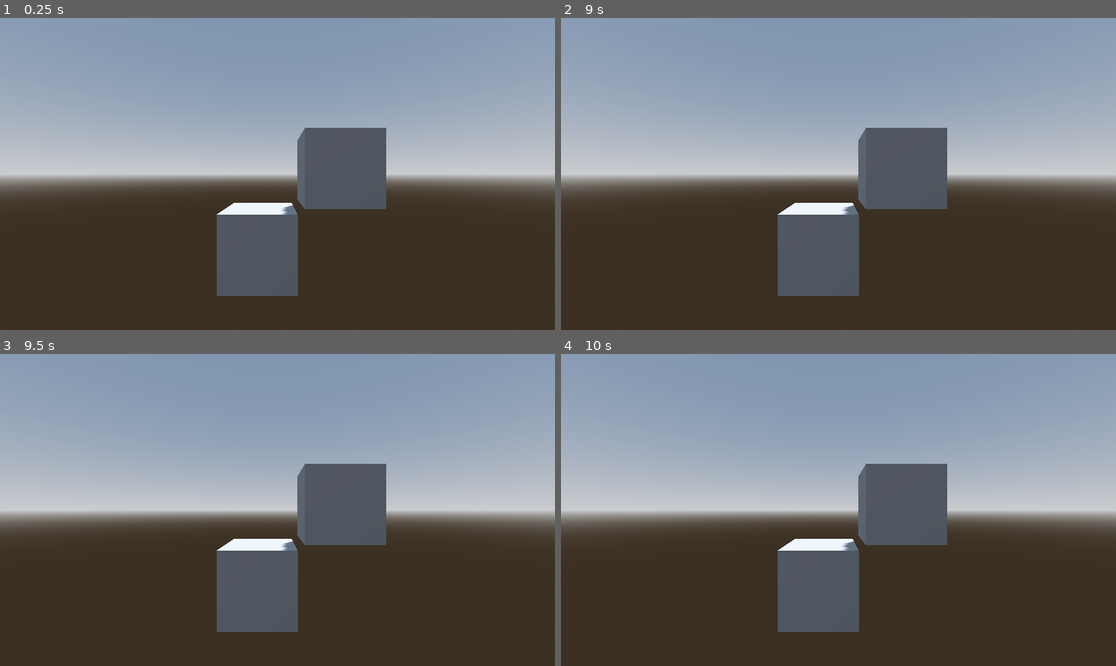
Above: before the commit, frames 1-4 (two rows, left to right).
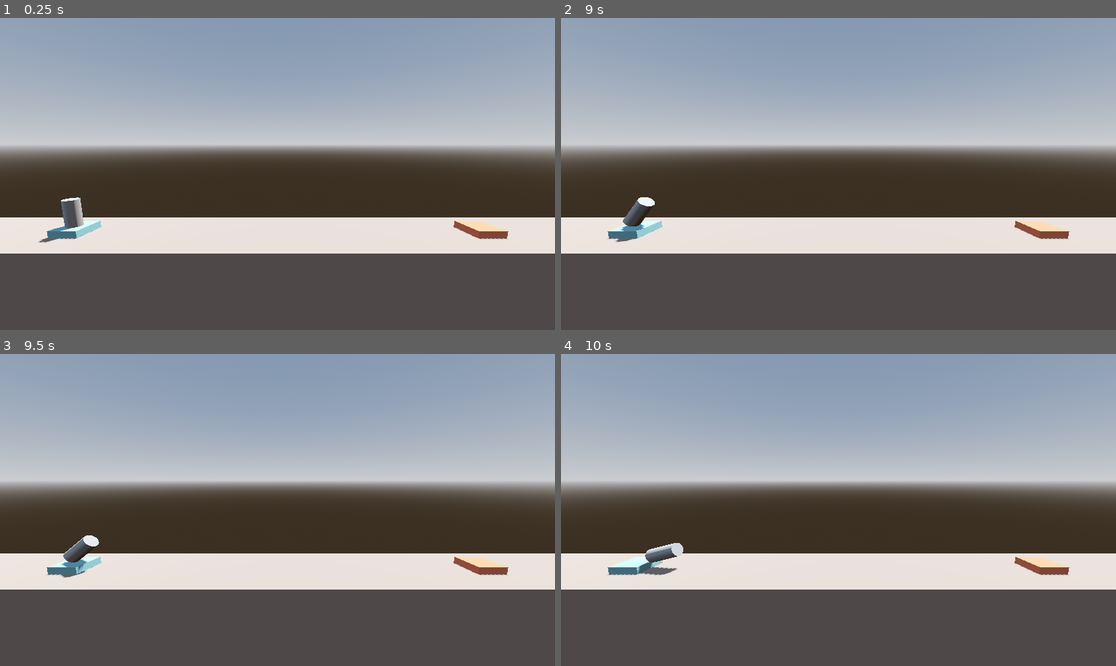
Above: after the commit, the same moments.

Repository: mikhailyoo/rocketlaunch
Game: Godot game, scene res://scenes/level/level.tscn
The game is run twice, just before and just after one commit, with the same random seed, the same clock (stepped at 60 frames per second) and the same inputs. Before the commit the project starts from res://level.tscn.
Inputs:
- Up to frame 1 (0.25 s): no input
- Up to frame 2 (9 s): tap Enter at 0.5, 2, 3.5 s; hold D (right, bound only after the commit) 0.53-1.28 s; tap Space (move_up, bound only after the commit) at 1.25, 2.75, 4.25 s; hold A (left, bound only after the commit) 1.28-2.03 s; hold D (right, bound only after the commit) 2.03-2.78 s; hold Space (move_up, bound only after the commit) 2.78-3.53 s; hold A (left, bound only after the commit) 3.53-5.78 s; hold D (right, bound only after the commit) 5.78-6.53 s; hold Space (move_up, bound only after the commit) 6.53-7.28 s; hold D (right, bound only after the commit) 7.28-8.03 s; hold A (left, bound only after the commit) from 8.03 s (still down)
- Up to frame 3 (9.5 s): keep holding A (left, bound only after the commit)
- Up to frame 4 (10 s): release A (left, bound only after the commit) at 9.53 s; hold Space (move_up, bound only after the commit) from 9.53 s (still down)

The runs differ from the first frame. In frame 1, 53% of the frame differs, in the area x 0-100%, y 33-100%; in frame 2, 53%; in frame 3, 53%; in frame 4, 53%.

Commit message:
lesson 8

Diff:
--- a/project.godot
+++ b/project.godot
@@ -11,6 +11,27 @@
 [application]
 
 config/name="RocketLaunch"
-run/main_scene="uid://dw53rigs5kwbr"
+run/main_scene="uid://unb4uijdkwof"
 config/features=PackedStringArray("4.4", "Forward Plus")
 config/icon="res://icon.svg"
+
+[input]
+
+move_up={
+"deadzone": 0.2,
+"events": [Object(InputEventKey,"resource_local_to_scene":false,"resource_name":"","device":-1,"window_id":0,"alt_pressed":false,"shift_pressed":false,"ctrl_pressed":false,"meta_pressed":false,"pressed":false,"keycode":0,"physical_keycode":32,"key_label":0,"unicode":32,"location":0,"echo":false,"script":null)
+, Object(InputEventKey,"resource_local_to_scene":false,"resource_name":"","device":-1,"window_id":0,"alt_pressed":false,"shift_pressed":false,"ctrl_pressed":false,"meta_pressed":false,"pressed":false,"keycode":0,"physical_keycode":87,"key_label":0,"unicode":119,"location":0,"echo":false,"script":null)
+]
+}
+left={
+"deadzone": 0.2,
+"events": [Object(InputEventKey,"resource_local_to_scene":false,"resource_name":"","device":-1,"window_id":0,"alt_pressed":false,"shift_pressed":false,"ctrl_pressed":false,"meta_pressed":false,"pressed":false,"keycode":0,"physical_keycode":65,"key_label":0,"unicode":97,"location":0,"echo":false,"script":null)
+, Object(InputEventKey,"resource_local_to_scene":false,"resource_name":"","device":-1,"window_id":0,"alt_pressed":false,"shift_pressed":false,"ctrl_pressed":false,"meta_pressed":false,"pressed":false,"keycode":0,"physical_keycode":4194319,"key_label":0,"unicode":0,"location":0,"echo":false,"script":null)
+]
+}
+right={
+"deadzone": 0.2,
+"events": [Object(InputEventKey,"resource_local_to_scene":false,"resource_name":"","device":-1,"window_id":0,"alt_pressed":false,"shift_pressed":false,"ctrl_pressed":false,"meta_pressed":false,"pressed":false,"keycode":0,"physical_keycode":68,"key_label":0,"unicode":100,"location":0,"echo":false,"script":null)
+, Object(InputEventKey,"resource_local_to_scene":false,"resource_name":"","device":-1,"window_id":0,"alt_pressed":false,"shift_pressed":false,"ctrl_pressed":false,"meta_pressed":false,"pressed":false,"keycode":0,"physical_keycode":4194321,"key_label":0,"unicode":0,"location":0,"echo":false,"script":null)
+]
+}
--- /dev/null
+++ b/scenes/level/level.tscn
@@ -0,0 +1,66 @@
+[gd_scene load_steps=9 format=3 uid="uid://unb4uijdkwof"]
+
+[ext_resource type="PackedScene" uid="uid://cfl7gtie0qil7" path="res://scenes/player/player.tscn" id="1_h3e3j"]
+
+[sub_resource type="ProceduralSkyMaterial" id="ProceduralSkyMaterial_8y3pp"]
+sky_horizon_color = Color(0.662243, 0.671743, 0.686743, 1)
+ground_horizon_color = Color(0.662243, 0.671743, 0.686743, 1)
+
+[sub_resource type="Sky" id="Sky_h3e3j"]
+sky_material = SubResource("ProceduralSkyMaterial_8y3pp")
+
+[sub_resource type="Environment" id="Environment_nbgty"]
+background_mode = 2
+sky = SubResource("Sky_h3e3j")
+tonemap_mode = 2
+glow_enabled = true
+
+[sub_resource type="StandardMaterial3D" id="StandardMaterial3D_8y3pp"]
+albedo_color = Color(0.56, 0.49336, 0.4424, 1)
+
+[sub_resource type="StandardMaterial3D" id="StandardMaterial3D_h3e3j"]
+albedo_color = Color(0.4752, 0.6792, 0.72, 1)
+
+[sub_resource type="StandardMaterial3D" id="StandardMaterial3D_nbgty"]
+albedo_color = Color(0.87, 0.46806, 0.3219, 1)
+
+[sub_resource type="GDScript" id="GDScript_h3e3j"]
+script/source = "extends CSGBox3D
+
+@export_file(\"*.tscn\") var next_level: String
+"
+
+[node name="Level" type="Node3D"]
+
+[node name="WorldEnvironment" type="WorldEnvironment" parent="."]
+environment = SubResource("Environment_nbgty")
+
+[node name="DirectionalLight3D" type="DirectionalLight3D" parent="."]
+transform = Transform3D(-0.866023, -0.433016, 0.250001, 0, 0.499998, 0.866027, -0.500003, 0.749999, -0.43301, 0, 0, 0)
+shadow_enabled = true
+
+[node name="Ground" type="CSGBox3D" parent="." groups=["Obstacle"]]
+transform = Transform3D(1, 0, 0, 0, 1, 0, 0, 0, 1, 0, -5, 0)
+use_collision = true
+size = Vector3(50, 10, 6)
+material = SubResource("StandardMaterial3D_8y3pp")
+
+[node name="Start" type="CSGBox3D" parent="."]
+transform = Transform3D(1, 0, 0, 0, 1, 0, 0, 0, 1, -15, 0.25, 0)
+use_collision = true
+size = Vector3(2, 0.5, 2)
+material = SubResource("StandardMaterial3D_h3e3j")
+
+[node name="Finish" type="CSGBox3D" parent="." groups=["Victory"]]
+transform = Transform3D(1, 0, 0, 0, 1, 0, 0, 0, 1, 15, 0.25, 0)
+use_collision = true
+size = Vector3(2, 0.5, 2)
+material = SubResource("StandardMaterial3D_nbgty")
+script = SubResource("GDScript_h3e3j")
+next_level = "uid://cgvqlvbmfbdew"
+
+[node name="Camera3D" type="Camera3D" parent="."]
+transform = Transform3D(1, 0, 0, 0, 0.989551, 0.144183, 0, -0.144183, 0.989551, 0, 6.47257, 14.3726)
+
+[node name="Player" parent="." instance=ExtResource("1_h3e3j")]
+transform = Transform3D(1, 0, 0, 0, 1, 0, 0, 0, 1, -15.0541, 1.79571, 0)
--- /dev/null
+++ b/scenes/level/level_2.tscn
@@ -0,0 +1,75 @@
+[gd_scene load_steps=10 format=3 uid="uid://cgvqlvbmfbdew"]
+
+[ext_resource type="PackedScene" uid="uid://cfl7gtie0qil7" path="res://scenes/player/player.tscn" id="1_ao1bm"]
+
+[sub_resource type="ProceduralSkyMaterial" id="ProceduralSkyMaterial_8y3pp"]
+sky_horizon_color = Color(0.662243, 0.671743, 0.686743, 1)
+ground_horizon_color = Color(0.662243, 0.671743, 0.686743, 1)
+
+[sub_resource type="Sky" id="Sky_h3e3j"]
+sky_material = SubResource("ProceduralSkyMaterial_8y3pp")
+
+[sub_resource type="Environment" id="Environment_nbgty"]
+background_mode = 2
+sky = SubResource("Sky_h3e3j")
+tonemap_mode = 2
+glow_enabled = true
+
+[sub_resource type="StandardMaterial3D" id="StandardMaterial3D_8y3pp"]
+albedo_color = Color(0.56, 0.49336, 0.4424, 1)
+
+[sub_resource type="StandardMaterial3D" id="StandardMaterial3D_ao1bm"]
+albedo_color = Color(0.631962, 0.50906, 0.920447, 1)
+
+[sub_resource type="StandardMaterial3D" id="StandardMaterial3D_h3e3j"]
+albedo_color = Color(0.4752, 0.6792, 0.72, 1)
+
+[sub_resource type="StandardMaterial3D" id="StandardMaterial3D_nbgty"]
+albedo_color = Color(0.87, 0.46806, 0.3219, 1)
+
+[sub_resource type="GDScript" id="GDScript_h3e3j"]
+script/source = "extends CSGBox3D
+
+@export_file(\"*.tscn\") var next_level: String
+"
+
+[node name="Level" type="Node3D"]
+
+[node name="WorldEnvironment" type="WorldEnvironment" parent="."]
+environment = SubResource("Environment_nbgty")
+
+[node name="DirectionalLight3D" type="DirectionalLight3D" parent="."]
+transform = Transform3D(-0.866023, -0.433016, 0.250001, 0, 0.499998, 0.866027, -0.500003, 0.749999, -0.43301, 0, 0, 0)
+shadow_enabled = true
+
+[node name="Ground" type="CSGBox3D" parent="." groups=["Obstacle"]]
+transform = Transform3D(1, 0, 0, 0, 1, 0, 0, 0, 1, 0, -5, 0)
+use_collision = true
+size = Vector3(50, 10, 6)
+material = SubResource("StandardMaterial3D_8y3pp")
+
+[node name="Obstacle" type="CSGBox3D" parent="." groups=["Obstacle"]]
+transform = Transform3D(1, 0, 0, 0, 1, 0, 0, 0, 1, 0, 2.99618, 0)
+use_collision = true
+size = Vector3(5, 5, 4)
+material = SubResource("StandardMaterial3D_ao1bm")
+
+[node name="Start" type="CSGBox3D" parent="."]
+transform = Transform3D(1, 0, 0, 0, 1, 0, 0, 0, 1, -15, 0.25, 0)
+use_collision = true
+size = Vector3(2, 0.5, 2)
+material = SubResource("StandardMaterial3D_h3e3j")
+
+[node name="Finish" type="CSGBox3D" parent="." groups=["Victory"]]
+transform = Transform3D(1, 0, 0, 0, 1, 0, 0, 0, 1, 15, 0.25, 0)
+use_collision = true
+size = Vector3(2, 0.5, 2)
+material = SubResource("StandardMaterial3D_nbgty")
+script = SubResource("GDScript_h3e3j")
+next_level = "uid://unb4uijdkwof"
+
+[node name="Camera3D" type="Camera3D" parent="."]
+transform = Transform3D(1, 0, 0, 0, 0.989551, 0.144183, 0, -0.144183, 0.989551, 0, 6.47257, 14.3726)
+
+[node name="Player" parent="." instance=ExtResource("1_ao1bm")]
+transform = Transform3D(1, 0, 0, 0, 1, 0, 0, 0, 1, -15.0541, 1.79571, 0)
--- /dev/null
+++ b/scenes/player/player.gd
@@ -0,0 +1,44 @@
+extends RigidBody3D
+
+## Vertical speed of the Rocket
+@export_range(500, 3000) var engine_power: float = 1000
+@export var rotation_power: float = 100
+
+var is_blocked: bool = false
+
+func _process(delta: float) -> void:
+	if Input.is_action_pressed("move_up"):
+		apply_central_force(basis.y * delta * engine_power)
+
+	if Input.is_action_pressed("left"):
+		apply_torque(Vector3(0.0, 0.0, 1.0) * delta * rotation_power)
+
+	if Input.is_action_pressed("right"):
+		apply_torque(Vector3(0.0, 0.0, -1.0) * delta * rotation_power)
+
+
+func victory(next_level):
+	is_blocked = true
+	set_process(false)
+	print("Victory")
+	var tween = get_tree().create_tween()
+	tween.tween_interval(1.0)
+	tween.tween_callback(get_tree().change_scene_to_file.bind(next_level))
+
+
+func crushed():
+	is_blocked = true
+	set_process(false)
+	print("You Crashed!")
+	var tween = get_tree().create_tween()
+	tween.tween_interval(1.0)
+	tween.tween_callback(get_tree().reload_current_scene)
+
+
+func _on_body_entered(body: Node) -> void:
+	if is_blocked == false:
+		if "Victory" in body.get_groups():
+			call_deferred("victory", body.next_level)
+
+		if "Obstacle" in body.get_groups():
+			call_deferred("crushed")
--- /dev/null
+++ b/scenes/player/player.tscn
@@ -0,0 +1,24 @@
+[gd_scene load_steps=4 format=3 uid="uid://cfl7gtie0qil7"]
+
+[ext_resource type="Script" uid="uid://dc75yhs46v72m" path="res://scenes/player/player.gd" id="1_8afob"]
+
+[sub_resource type="CylinderShape3D" id="CylinderShape3D_8afob"]
+
+[sub_resource type="CylinderMesh" id="CylinderMesh_dovo2"]
+
+[node name="Player" type="RigidBody3D"]
+axis_lock_linear_z = true
+axis_lock_angular_x = true
+axis_lock_angular_y = true
+contact_monitor = true
+max_contacts_reported = 5
+angular_damp = 3.0
+script = ExtResource("1_8afob")
+
+[node name="CollisionShape3D" type="CollisionShape3D" parent="."]
+shape = SubResource("CylinderShape3D_8afob")
+
+[node name="MeshInstance3D" type="MeshInstance3D" parent="."]
+mesh = SubResource("CylinderMesh_dovo2")
+
+[connection signal="body_entered" from="." to="." method="_on_body_entered"]
Not shown, added: scenes/player/player.gd.uid
